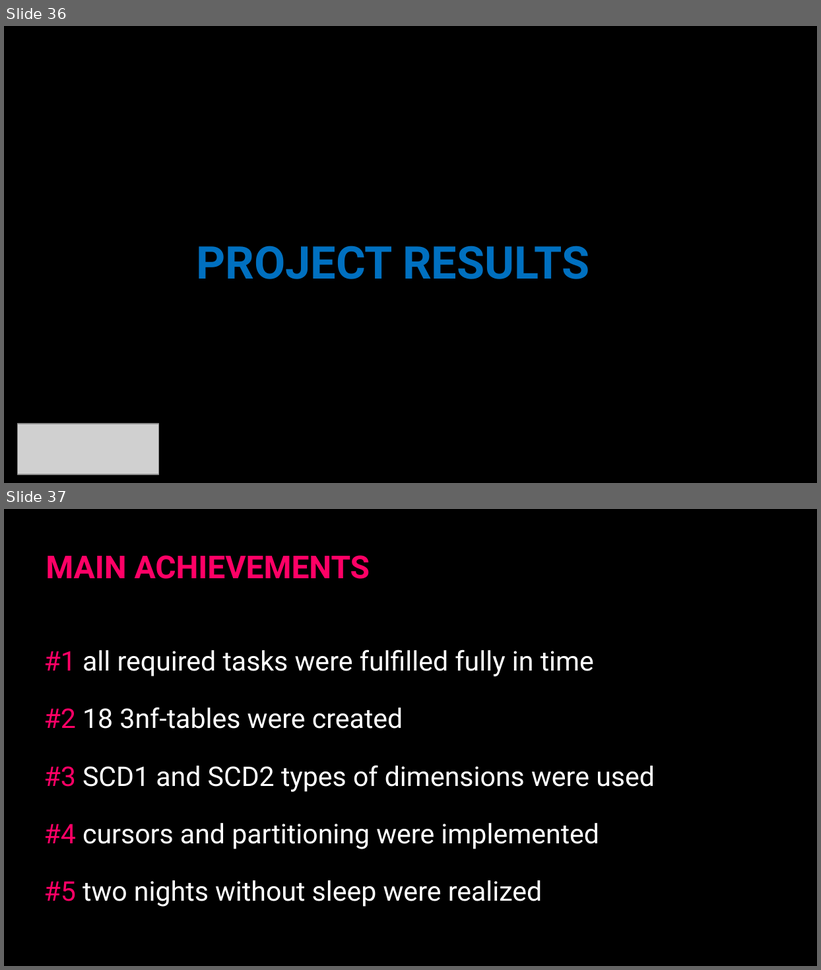
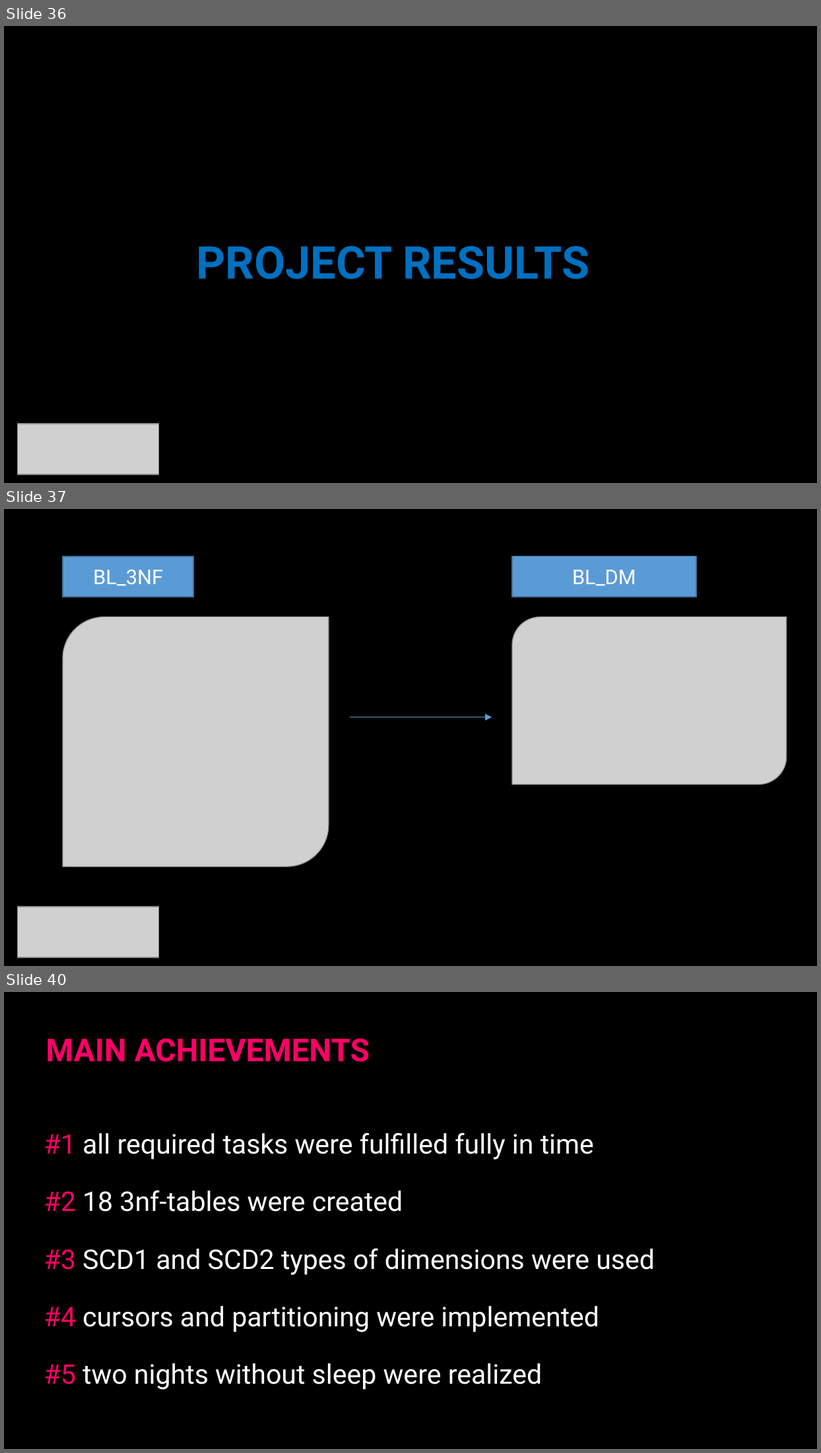
Before and after one commit to AnastasiaKhilko/BI-Lab-2017, a slide deck: _0. DWH/Projects/Valeryia_Lupanava/docs/Project Review.pptx. Shown one above the other, each under a label of ours: slides 36 and 37 before the commit, slides 36, 37 and 40 after it; the slides between them are not shown. The pictures are 821x970 and 821x1453 pixels, drawn with LibreOffice and Linux fonts; fonts in the diff are those of the drawing; grey boxes stand for pictures. Boxes give left, top, right and bottom in pixels: in the first picture for what was removed or moved away, otherwise in the second. Text is boxed around its words. In the diff, an @@ line names an element or a change of style, - is before the commit and + after.

```diff
--- a/_0. DWH/Projects/Valeryia_Lupanava/docs/Project Review.pptx
+++ b/_0. DWH/Projects/Valeryia_Lupanava/docs/Project Review.pptx
@@ slide 37 added at (x1=4, y1=509, x2=817, y2=966), background #000000 @@
@@ rectangle added at (x1=63, y1=557, x2=193, y2=597), fill #5B9BD5, outline #43739E 1 pt, 18 pt, text #FFFFFF @@
+BL_3NF
@@ rectangle added at (x1=512, y1=556, x2=696, y2=597), fill #5B9BD5, outline #43739E 1 pt, 18 pt, text #FFFFFF @@
+BL_DM
@@ picture added at (x1=63, y1=617, x2=329, y2=867) @@
@@ picture added at (x1=512, y1=617, x2=787, y2=785) @@
@@ arrow added from (350, 717) to (492, 717), #5B9BD5 0.5 pt @@
@@ picture added at (x1=18, y1=908, x2=159, y2=958) @@
@@ what was slide 37 is now slide 40 @@
```
Also in this commit, not shown: 2 other slides added.
